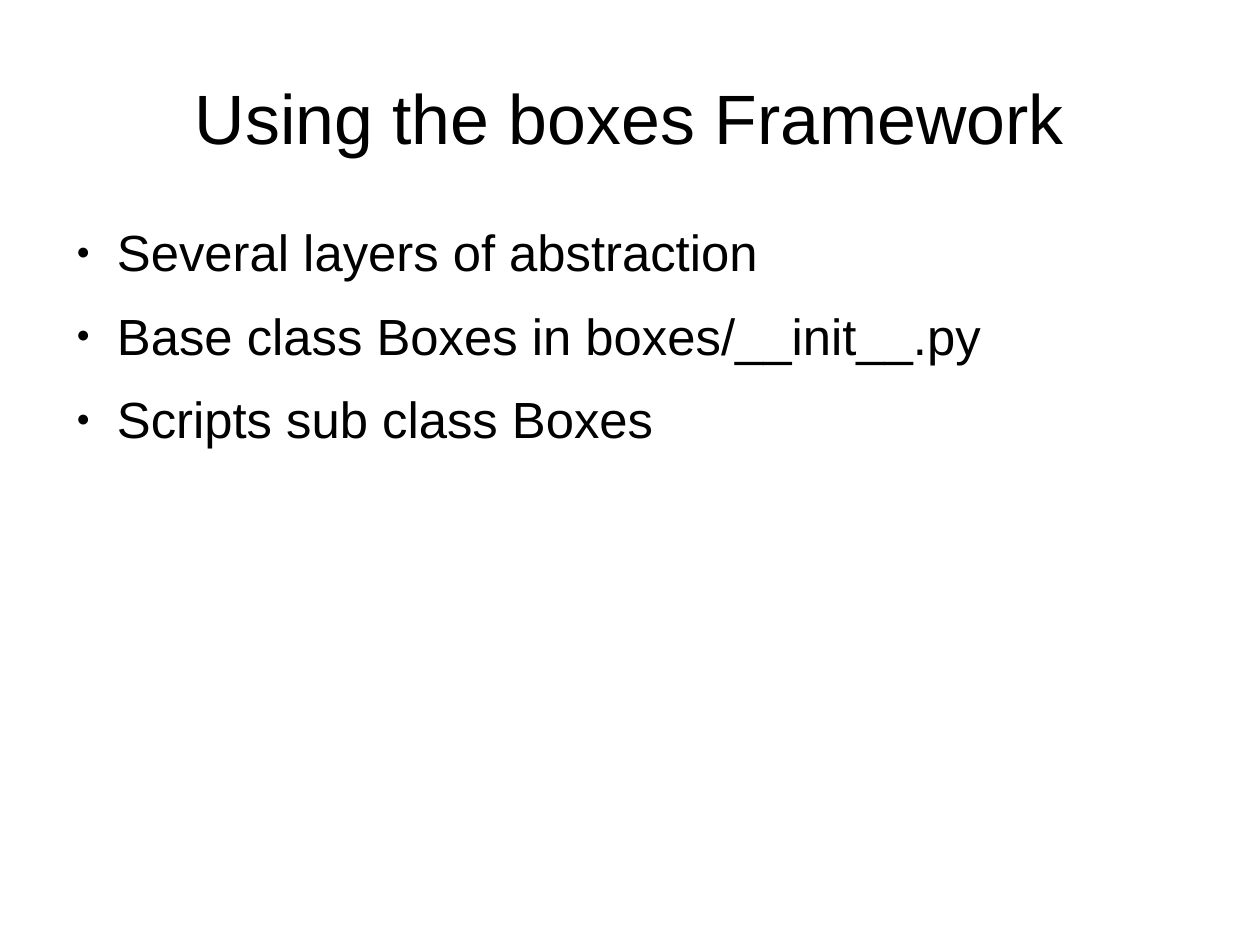
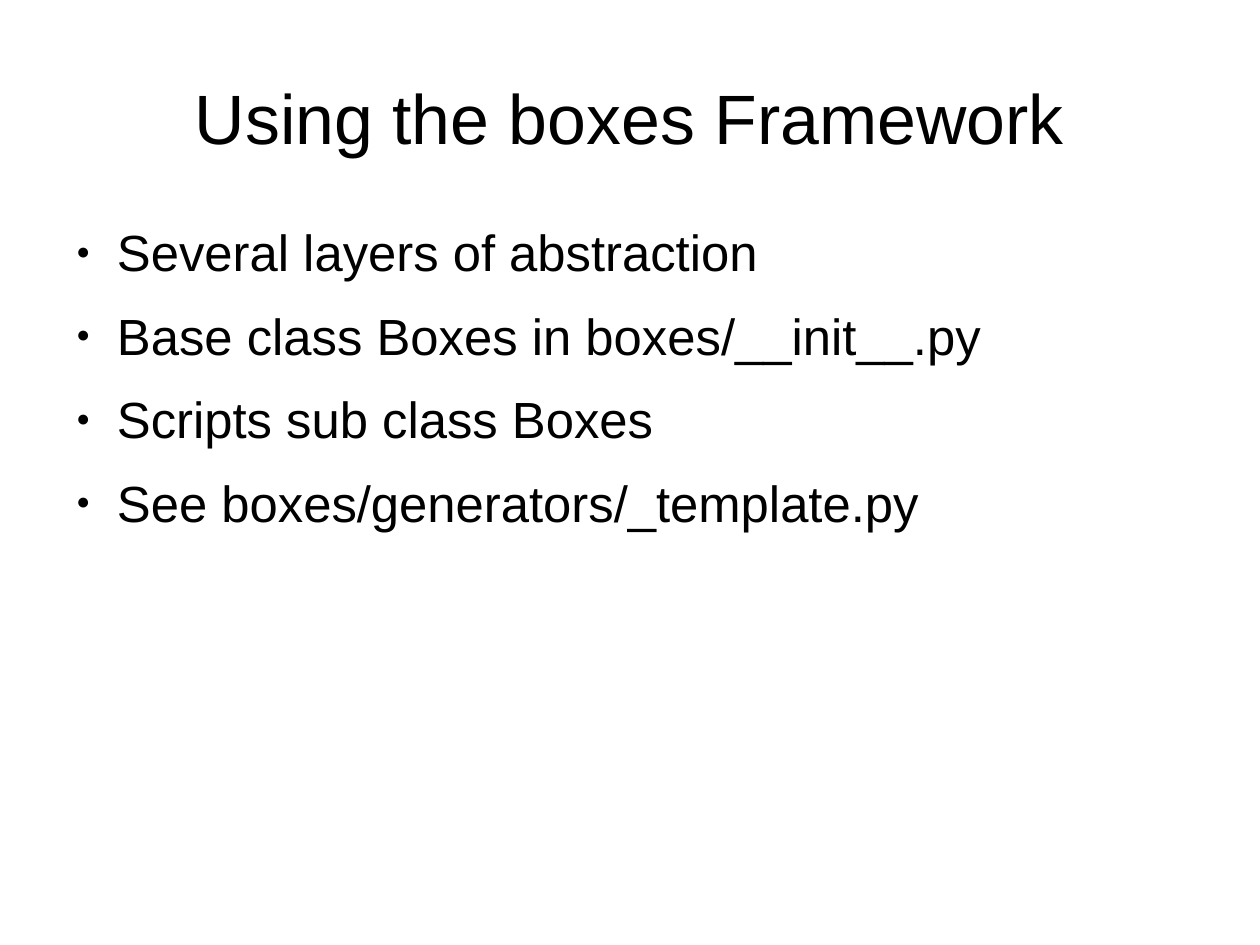
Before and after one commit to florianfesti/boxes, a slide deck: slide 24 of documentation/presentation.odp (slide 22 before the commit). Drawn at 1260x945 pixels with LibreOffice and Linux fonts; fonts in the diff are those of the drawing. Boxes give left, top, right and bottom in pixels: in the first picture for what was removed or moved away, otherwise in the second. Text is boxed around its words. In the diff, an @@ line names an element or a change of style, - is before the commit and + after.

```diff
--- a/documentation/presentation.odp
+++ b/documentation/presentation.odp
@@ text at [117, 485, 918, 532]: paragraph added @@
+● See boxes/generators/_template.py
```
Also in this commit, not shown: 1 other slide changed, 2 slides added.
